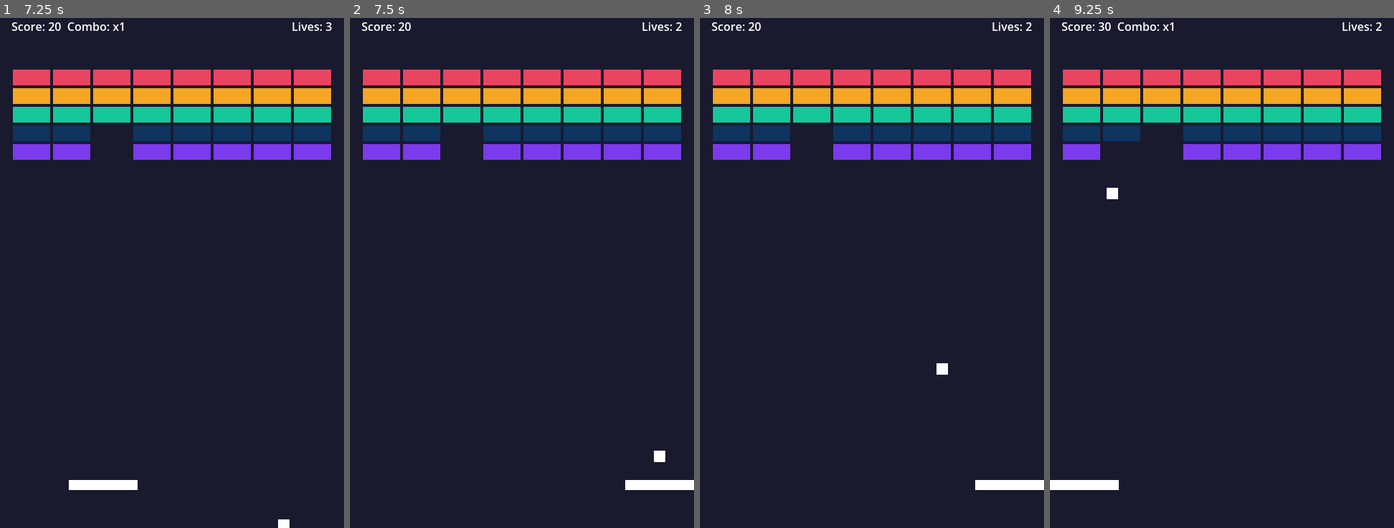
Above: before the commit, frames 1-4 (left to right).
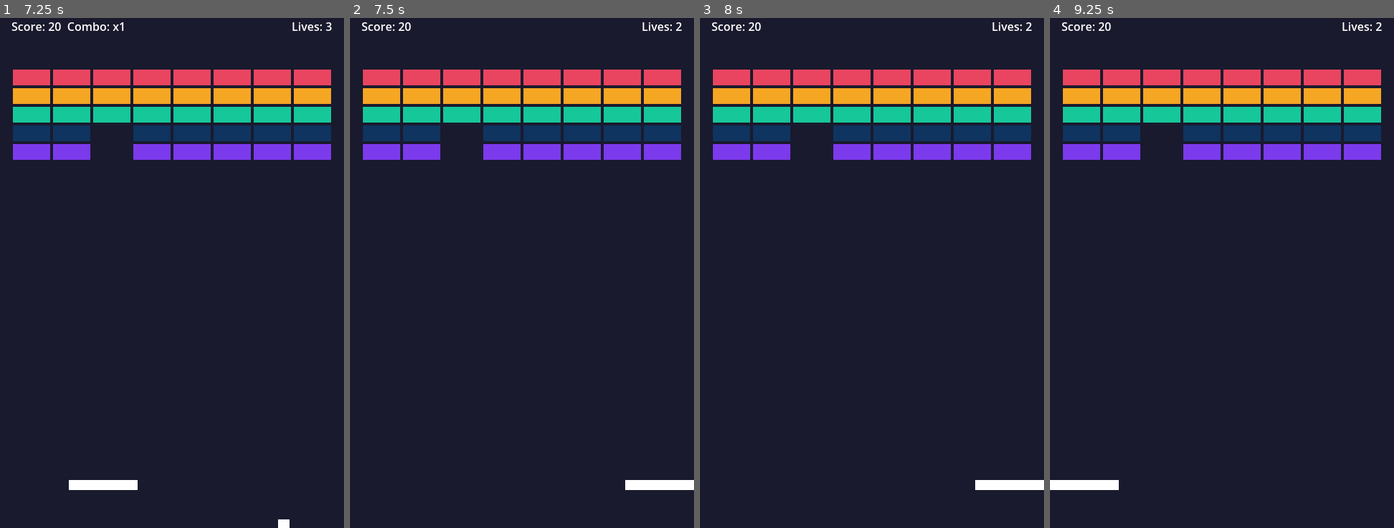
Above: after the commit, the same moments.

Repository: WSQS/brick-blast
Game: Godot game, scene res://scene/menu.tscn
Two runs of this game, one before a commit and one after it. Both use one fixed random seed, a clock stepped at 60 frames per second and the inputs below.
Inputs (mouse positions are in pixels of both pictures, inside the frame that each line leads up to):
- Up to frame 1 (7.25 s): click "Start" at 0.5 s; tap Enter (ui_accept) at 1.25, 1.52, 3.5, 4.52 s; move the mouse to (247, 242) at 1.27 s; hold Right (ui_right) 1.28-2 s; hold Shift 1.28-2 s; click (247, 242) at 1.42 s; drag from (103, 293) to (154, 375) at 2.02 s; move the mouse to (206, 155) at 2.77 s; hold Right (ui_right) 2.78-3.5 s; tap Ctrl at 2.85 s; drag from (154, 375) to (68, 191) at 3.52 s; move the mouse to (275, 349) at 4.27 s; hold Left (ui_left) 4.28-5 s; tap Alt at 4.35 s; drag from (68, 191) to (120, 140) at 5.02 s; move the mouse to (189, 267) at 5.77 s; hold Left (ui_left) 5.78-6.5 s; hold Shift 5.78-6.5 s; click (189, 267) at 5.92 s; drag from (120, 140) to (103, 293) at 6.52 s
- Up to frame 2 (7.5 s): tap Enter (ui_accept) at 7.25 s; move the mouse to (597, 242) at 7.27 s; hold Right (ui_right) from 7.28 s (still down); tap Ctrl at 7.35 s
- Up to frame 3 (8 s): keep holding Right (ui_right); tap Enter (ui_accept) at 7.52 s
- Up to frame 4 (9.25 s): release Right (ui_right) at 8 s; drag from (1153, 293) to (1204, 375) at 8.02 s; move the mouse to (1256, 155) at 8.77 s; hold Left (ui_left) from 8.78 s (still down); tap Alt at 8.85 s

Frame 1 is identical in both runs. In frame 2, less than 0.1% of the frame differs, in the area x 88-92%, y 84-88%; in frame 3, less than 0.1%; in frame 4, 0.5%, in the area x 14-37%, y 0-36%.

Commit message:
Revert "fix(main): spawn new ball after losing last ball"
This reverts commit 8349fb5dd81943292b95c0d3072b8e95fd721f9f.

Diff:
--- a/script/main.gd
+++ b/script/main.gd
@@ -200,7 +200,6 @@
 		_game_over()
 		_update_hud()
 	else:
-		_spawn_ball()
 		_reset_round()
 		state = State.READY
 
